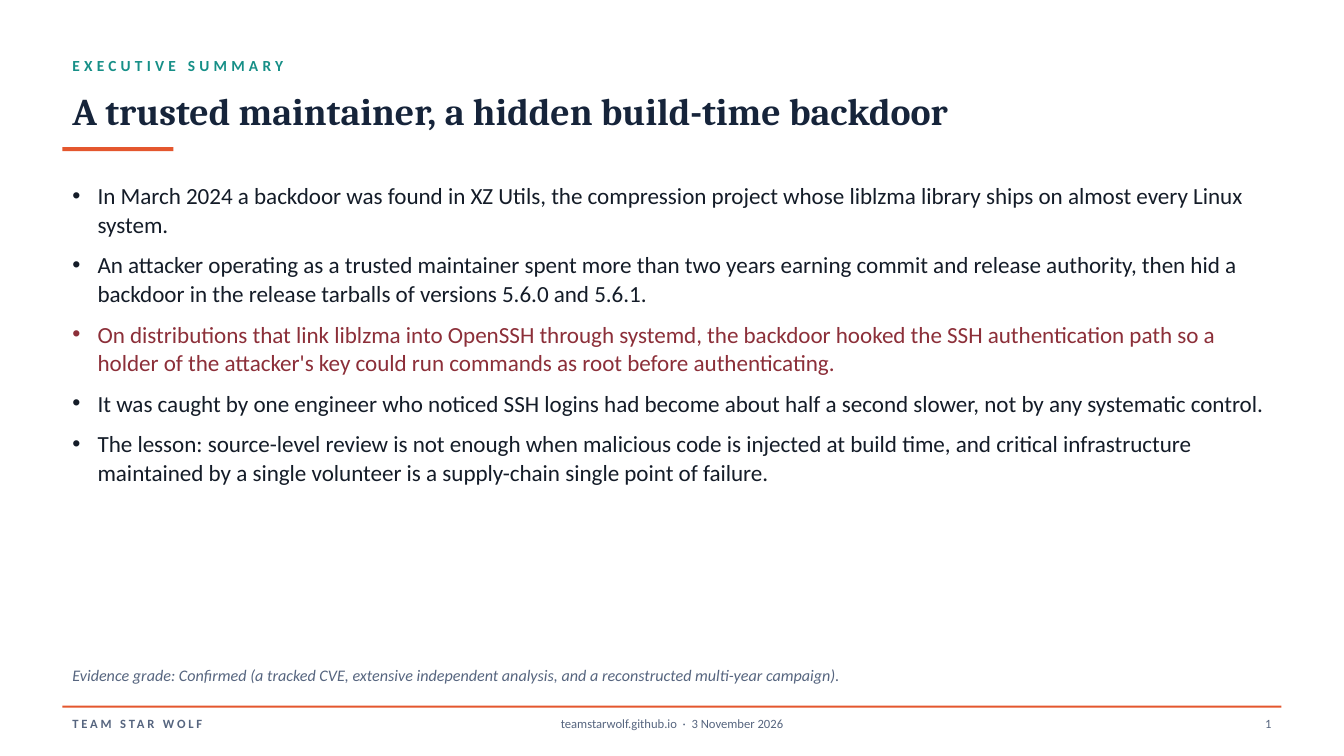
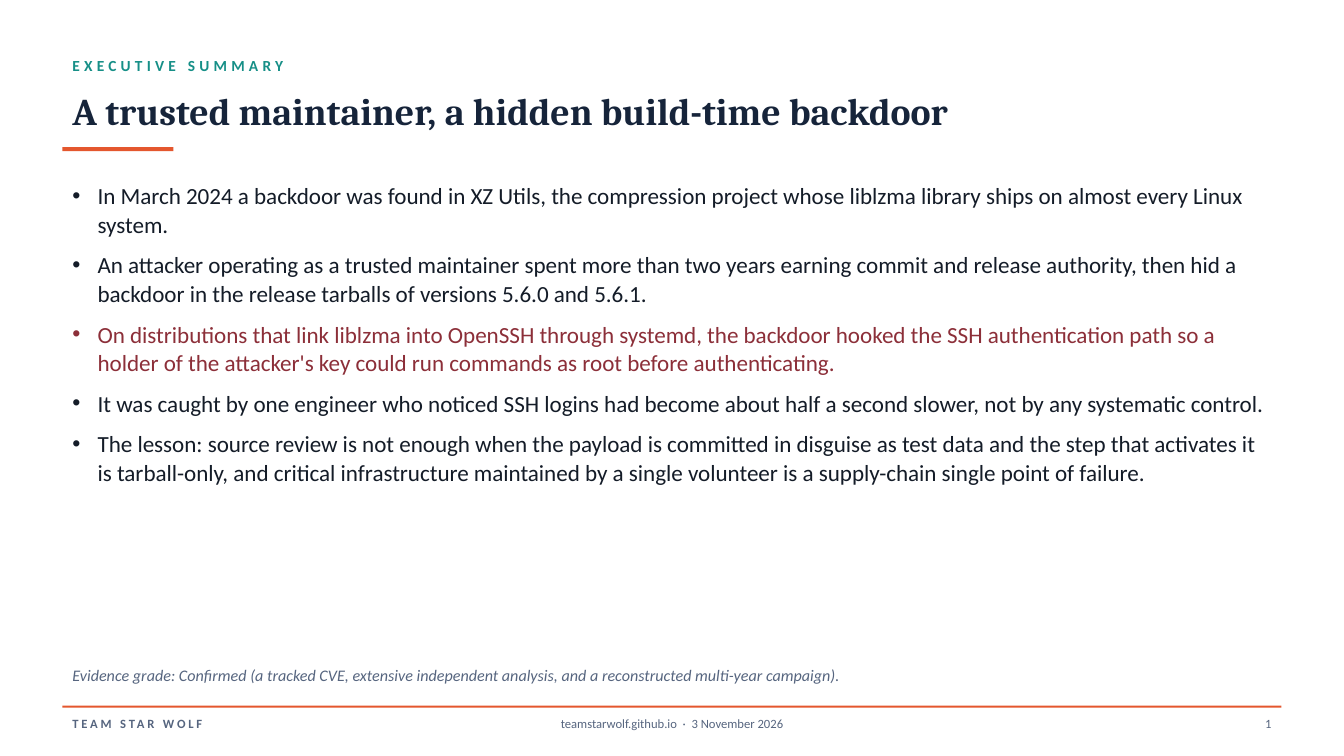
Before and after one commit to TeamStarWolf/TeamStarWolf, a slide deck: slide 2 of case-studies/slides/XZ_Utils_Backdoor_2024_Case_Study.pptx. Drawn at 1344x756 pixels with LibreOffice and Linux fonts; fonts in the diff are those of the drawing. Boxes give left, top, right and bottom in pixels: in the first picture for what was removed or moved away, otherwise in the second. Text is boxed around its words. In the diff, an @@ line names an element or a change of style, - is before the commit and + after.

```diff
--- a/case-studies/slides/XZ_Utils_Backdoor_2024_Case_Study.pptx
+++ b/case-studies/slides/XZ_Utils_Backdoor_2024_Case_Study.pptx
@@ text at (98,436,1255,485): text changed @@
-• The lesson: source-level review is not enough when malicious code is injected at build time, and critical infrastructure maintained by a single volunteer is a supply-chain single point of failure.
+• The lesson: source review is not enough when the payload is committed in disguise as test data and the step that activates it is tarball-only, and critical infrastructure maintained by a single volunteer is a supply-chain single point of failure.
```
Also in this commit, not shown: 1 other slide changed, 12 other files.
